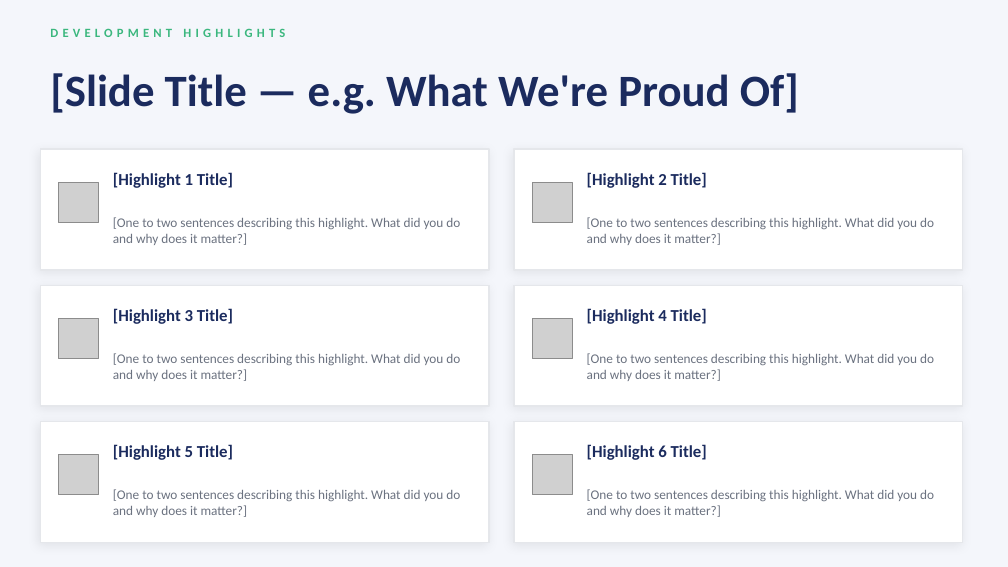
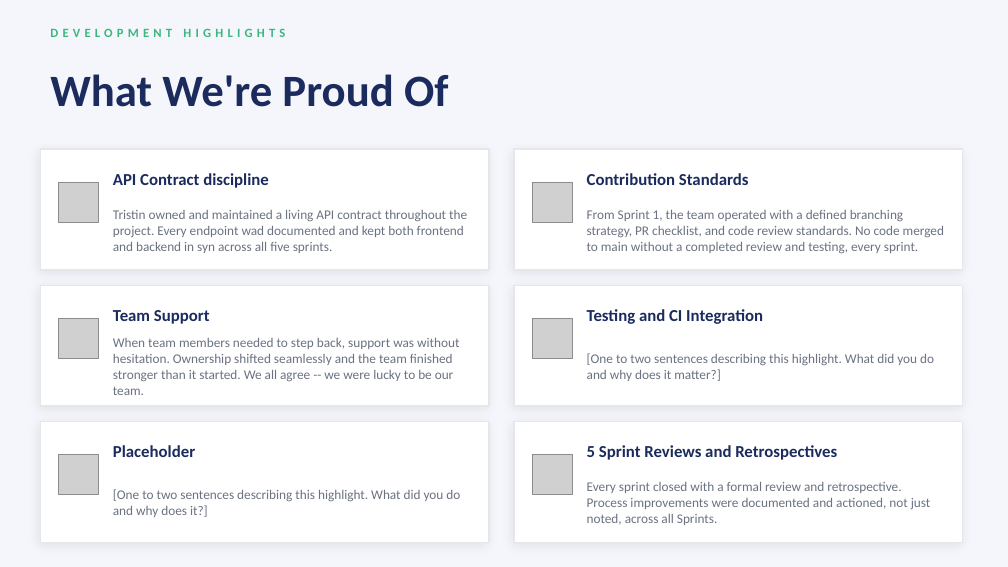
Before and after one commit to RachelMizer/ProjectOrderly, a slide deck: slide 7 of docs/Deliverables/Orderly_Slides.pptx. Drawn at 1008x567 pixels with LibreOffice and Linux fonts; fonts in the diff are those of the drawing; grey boxes stand for pictures. Boxes give left, top, right and bottom in pixels: in the first picture for what was removed or moved away, otherwise in the second. Text is boxed around its words. In the diff, an @@ line names an element or a change of style, - is before the commit and + after.

```diff
--- a/docs/Deliverables/Orderly_Slides.pptx
+++ b/docs/Deliverables/Orderly_Slides.pptx
@@ text at [50, 74, 448, 107]: text changed @@
-[Slide Title — e.g. What We're Proud Of]
+What We're Proud Of
@@ text at [113, 173, 269, 188]: text changed @@
-[Highlight 1 Title]
+API Contract discipline
@@ text at [587, 173, 749, 185]: text changed @@
-[Highlight 2 Title]
+Contribution Standards
@@ text at [113, 210, 467, 253]: text changed @@
-[One to two sentences describing this highlight. What did you do and why does it matter?]
+Tristin owned and maintained a living API contract throughout the project. Every endpoint wad documented and kept both frontend and backend in syn across all five sprints.
@@ text at [587, 210, 944, 253]: text changed @@
-[One to two sentences describing this highlight. What did you do and why does it matter?]
+From Sprint 1, the team operated with a defined branching strategy, PR checklist, and code review standards. No code merged to main without a completed review and testing, every sprint.
@@ text at [113, 310, 210, 324]: text changed @@
-[Highlight 3 Title]
+Team Support
@@ text at [587, 309, 763, 324]: text changed @@
-[Highlight 4 Title]
+Testing and CI Integration
@@ text at [113, 338, 459, 395]: text changed @@
-[One to two sentences describing this highlight. What did you do and why does it matter?]
+When team members needed to step back, support was without hesitation. Ownership shifted seamlessly and the team finished stronger than it started. We all agree -- we were lucky to be our team.
@@ text at [113, 445, 195, 457]: text changed @@
-[Highlight 5 Title]
+Placeholder
@@ text at [587, 445, 837, 460]: text changed @@
-[Highlight 6 Title]
+5 Sprint Reviews and Retrospectives
@@ text at [113, 489, 460, 517]: text changed @@
-[One to two sentences describing this highlight. What did you do and why does it matter?]
+[One to two sentences describing this highlight. What did you do and why does it?]
@@ text at [587, 482, 931, 525]: text changed @@
-[One to two sentences describing this highlight. What did you do and why does it matter?]
+Every sprint closed with a formal review and retrospective. Process improvements were documented and actioned, not just noted, across all Sprints.
```
Also in this commit, not shown: 6 other slides changed, 6 slides added, 6 slides removed.
